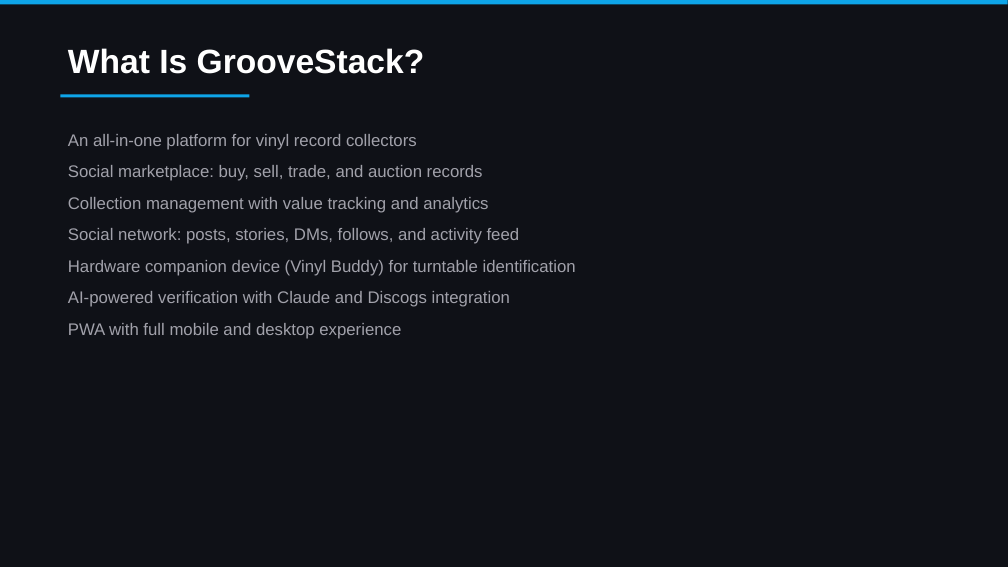
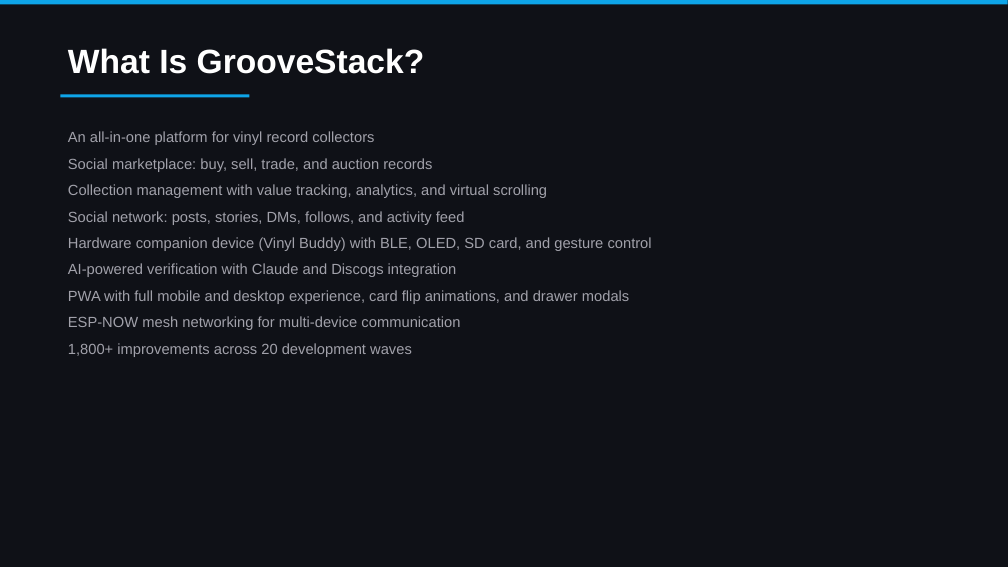
Before and after one commit to colelevy08/groovestack, a slide deck: slide 2 of GrooveStack_Overview.pptx. Drawn at 1008x567 pixels with LibreOffice and Linux fonts; fonts in the diff are those of the drawing. Boxes give left, top, right and bottom in pixels: in the first picture for what was removed or moved away, otherwise in the second. Text is boxed around its words. In the diff, an @@ line names an element or a change of style, - is before the commit and + after.

```diff
--- a/GrooveStack_Overview.pptx
+++ b/GrooveStack_Overview.pptx
@@ text at <box>68,131,465,277</box>: size 16 to 14 pt in "An all-in-one platform for vinyl record collectors", "Social marketplace: buy, sell, trade, and auction ...", "Social network: posts, stories, DMs, follows, and ...", "AI-powered verification with Claude and Discogs integration"; line spacing 1.25 to 1.2; less space between paragraphs @@
@@ text at <box>68,184,547,198</box>: text changed; size 16 to 14 pt @@
-Collection management with value tracking and analytics
+Collection management with value tracking, analytics, and virtual scrolling
@@ text at <box>68,237,652,251</box>: text changed; size 16 to 14 pt @@
-Hardware companion device (Vinyl Buddy) for turntable identification
+Hardware companion device (Vinyl Buddy) with BLE, OLED, SD card, and gesture control
@@ text at <box>68,290,629,357</box>: text changed; size 16 to 14 pt @@
-PWA with full mobile and desktop experience
+PWA with full mobile and desktop experience, card flip animations, and drawer modals
+ESP-NOW mesh networking for multi-device communication
+1,800+ improvements across 20 development waves
```
Also in this commit, not shown: 28 other slides changed, 7 slides added, 2 other files.
